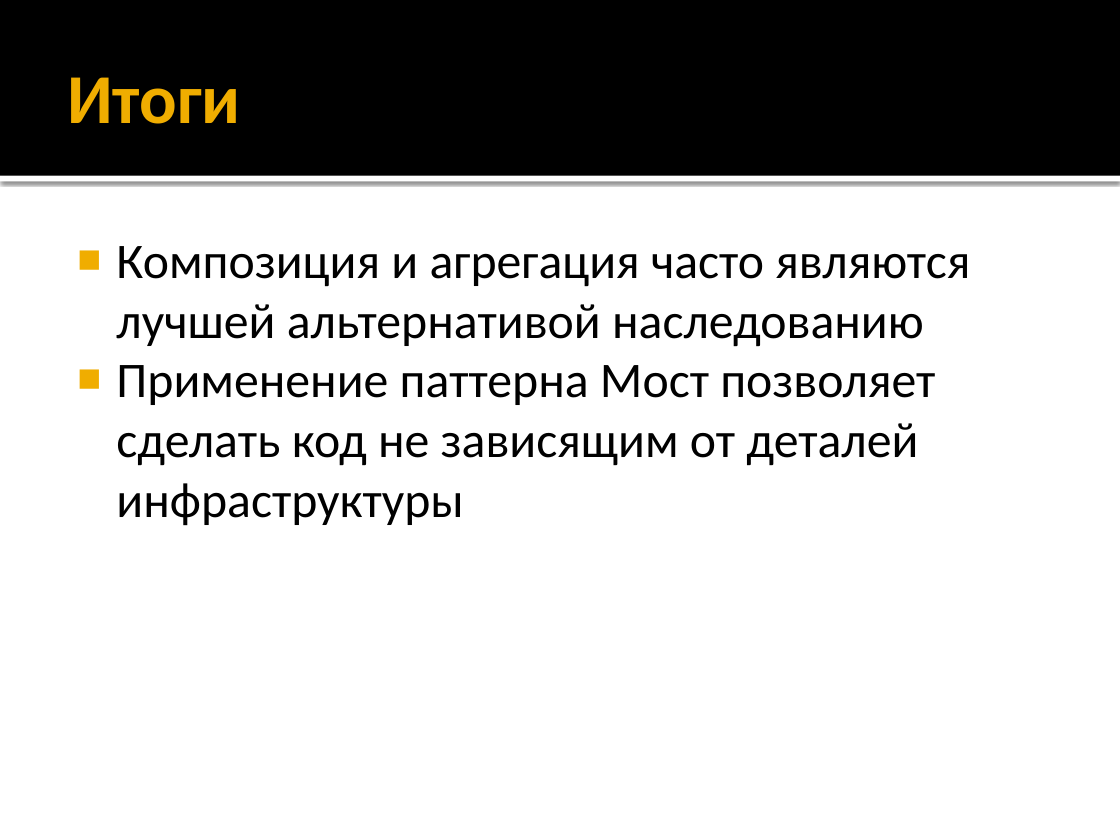
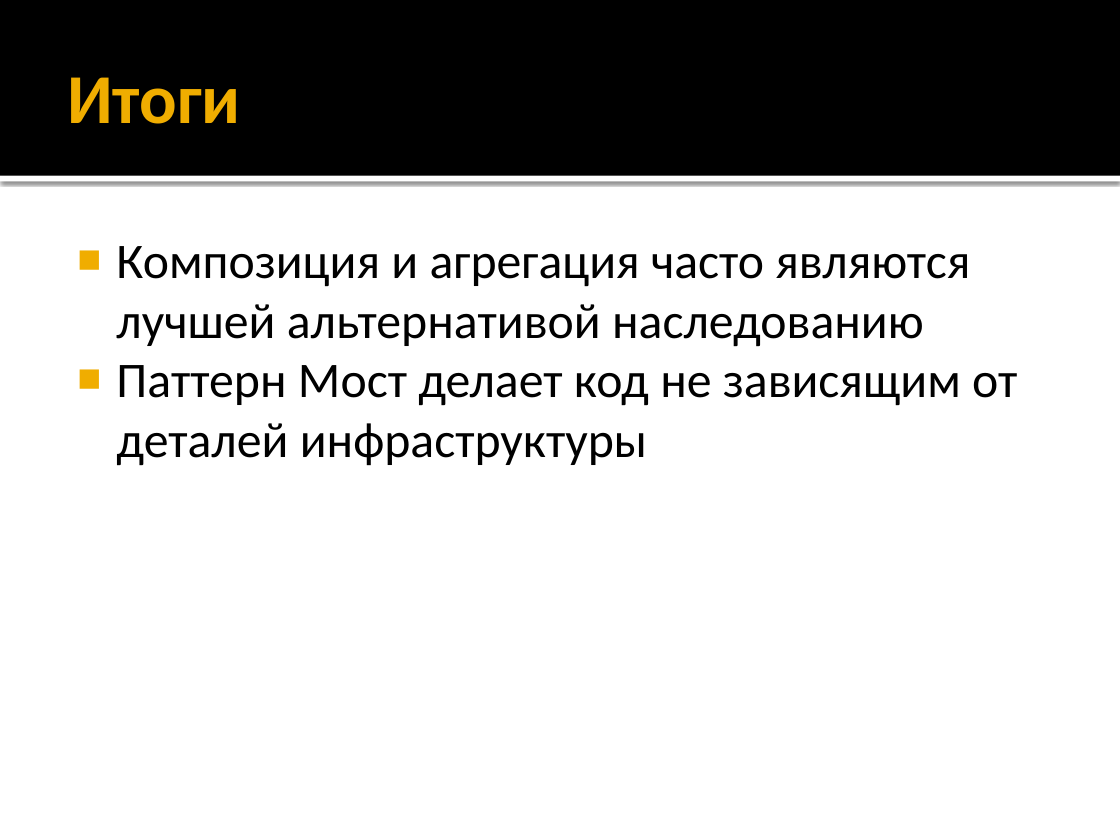
Before and after one commit to alexey-malov/ood, a slide deck: slide 19 of lectures/19.bridge/bridge.pptx. Drawn at 1120x840 pixels with LibreOffice and Linux fonts; fonts in the diff are those of the drawing. Boxes give left, top, right and bottom in pixels: in the first picture for what was removed or moved away, otherwise in the second. Text is boxed around its words. In the diff, an @@ line names an element or a change of style, - is before the commit and + after.

Commit message:
Обновил слайды презентации по паттернам "Строитель" и "Мост"

```diff
--- a/lectures/19.bridge/bridge.pptx
+++ b/lectures/19.bridge/bridge.pptx
@@ text at bbox=[116, 365, 1017, 466]: text changed @@
-■ Применение паттерна Мост позволяет сделать код не зависящим от деталей инфраструктуры
+■ Паттерн Мост делает код не зависящим от деталей инфраструктуры
```
Also in this commit, not shown: 2 other slides changed, 1 other file.
